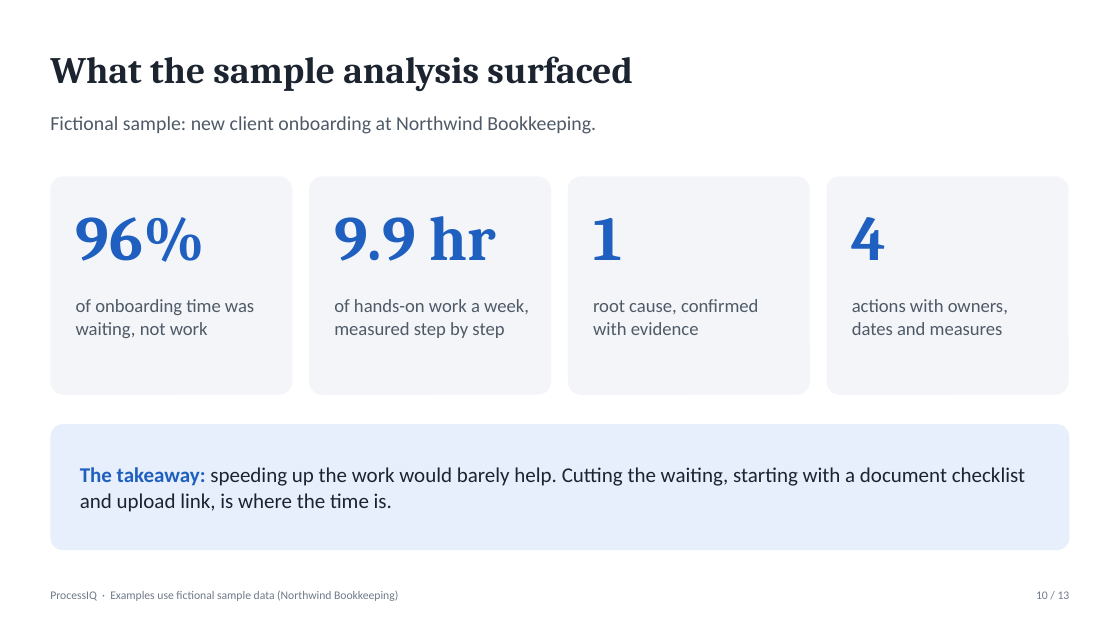
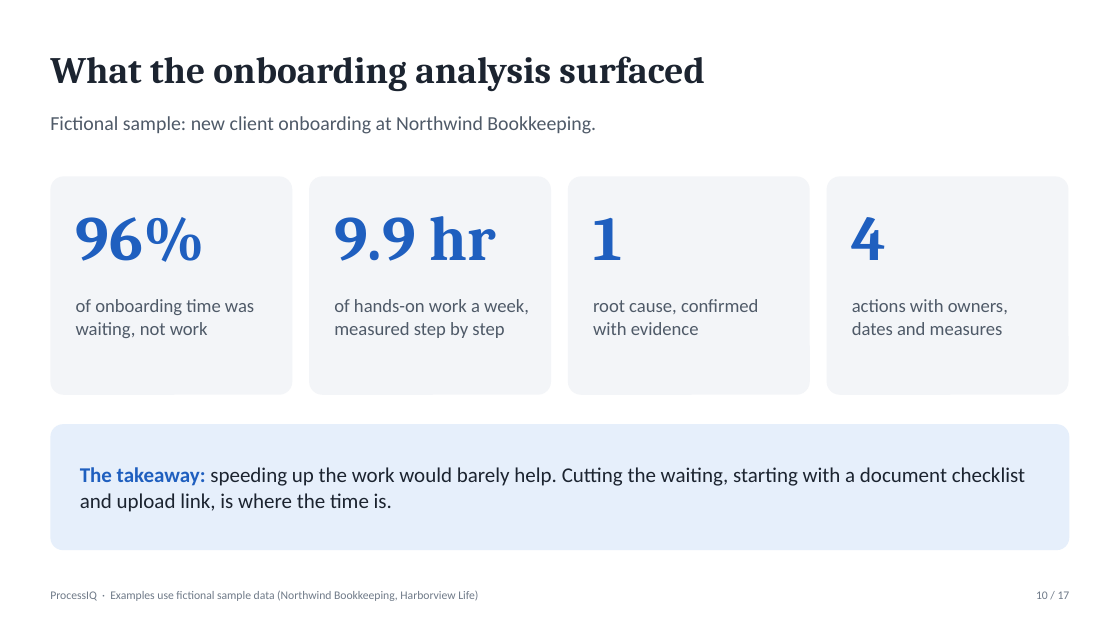
Before and after one commit to jedwardmosley-cell/mosley-foundry, a slide deck: slide 10 of ProcessIQ/ProcessIQ-Presentation.pptx. Drawn at 1120x630 pixels with LibreOffice and Linux fonts; fonts in the diff are those of the drawing. Boxes give left, top, right and bottom in pixels: in the first picture for what was removed or moved away, otherwise in the second. Text is boxed around its words. In the diff, an @@ line names an element or a change of style, - is before the commit and + after.

```diff
--- a/ProcessIQ/ProcessIQ-Presentation.pptx
+++ b/ProcessIQ/ProcessIQ-Presentation.pptx
@@ title at (50, 56, 704, 92): text changed @@
-What the sample analysis surfaced
+What the onboarding analysis surfaced
@@ text at (50, 590, 478, 601): text changed @@
-ProcessIQ · Examples use fictional sample data (Northwind Bookkeeping)
+ProcessIQ · Examples use fictional sample data (Northwind Bookkeeping, Harborview Life)
@@ text at (1036, 591, 1070, 599): text changed @@
-10 / 13
+10 / 17
```
Also in this commit, not shown: 10 other slides changed, 4 slides added, 3 other files.
